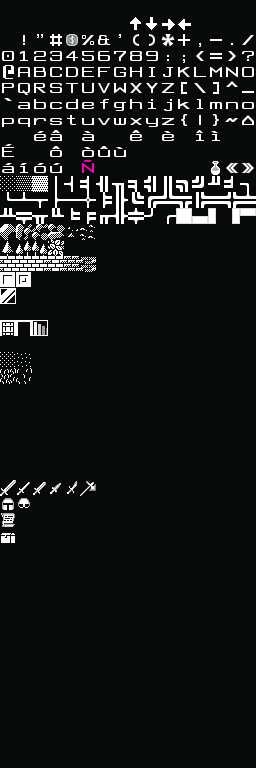
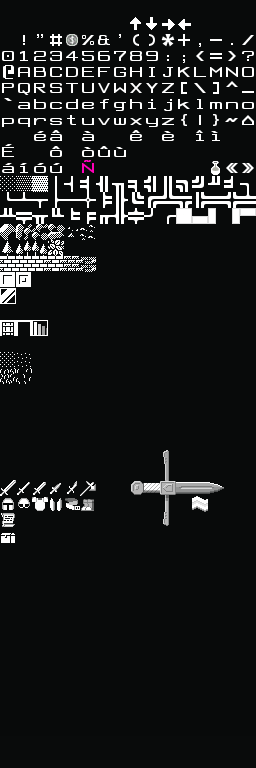
Layers edited between the first and the second w=256, h=768 image:
painted on "Tile Map" over [32, 450, 224, 526]
